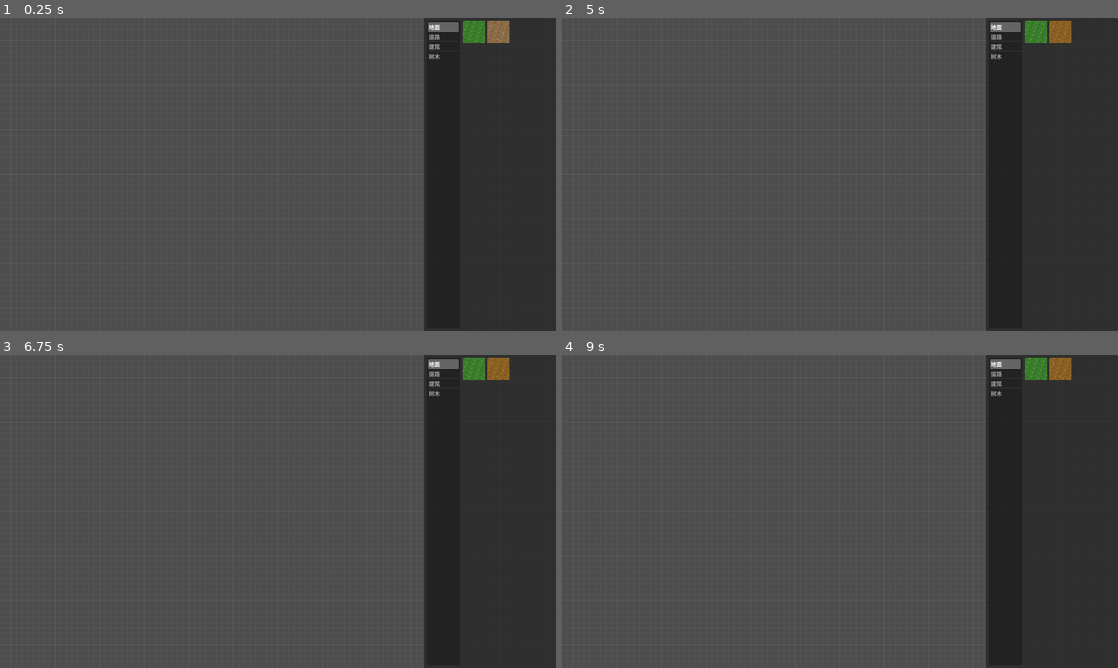
Above: before the commit, frames 1-4 (two rows, left to right).
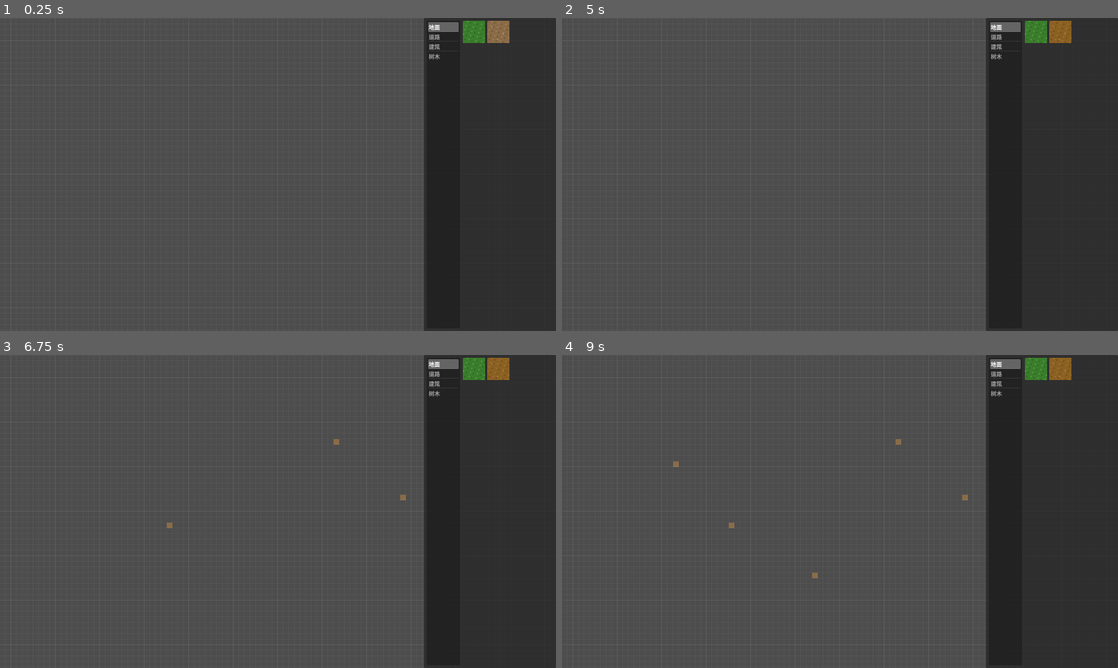
Above: after the commit, the same moments.

Repository: Xeehho/tilemason
Game: Godot game, scene res://scenes/main.tscn
The game is run twice, just before and just after one commit, with the same random seed, the same clock (stepped at 60 frames per second) and the same inputs.
Inputs (mouse positions are in pixels of both pictures, inside the frame that each line leads up to):
- Up to frame 1 (0.25 s): no input
- Up to frame 2 (5 s): click (1034, 30) at 0.52 s; click (1062, 30) at 1.27 s; click (1034, 30) at 2.02 s; click (1062, 30) at 2.77 s; click (1034, 30) at 3.52 s; click (1062, 30) at 4.27 s
- Up to frame 3 (6.75 s): tap Enter at 5, 6.5 s; move the mouse to (400, 495) at 5.02 s; click (400, 495) at 5.17 s; tap Space at 5.27, 5.75, 6.02 s; move the mouse to (166, 527) at 5.77 s; click (166, 527) at 5.92 s; move the mouse to (333, 442) at 6.52 s; click (333, 442) at 6.67 s
- Up to frame 4 (9 s): tap Space at 7.25, 7.52, 8.27, 8.75 s; move the mouse to (812, 574) at 7.27 s; click (812, 574) at 7.42 s; tap Enter at 8 s; move the mouse to (1006, 558) at 8.02 s; click (1006, 558) at 8.17 s; move the mouse to (673, 464) at 8.77 s; click (673, 464) at 8.92 s

Frames 1-2 are identical in both runs. In frame 3, less than 0.1% of the frame differs, in the area x 30-73%, y 26-56%; in frame 4, less than 0.1%, in the area x 20-73%, y 26-72%.

Commit message:
feat: 地图视图渲染与单块放置（P0）
- 新增 MapView（src/canvas/map_view.gd）：MapDocument → 画布 Sprite 信号驱动渲染，
  方块左上角锚按格定位、tile 层按图层栈 z 序；物件底边中心锚几何（cell=占格左上角、
  渲染锚=占格底边中心，尺寸取自素材定义）、水平/垂直镜像、同层物件 y-sort；
  支持同文档全量重建；1:1 原生尺寸+最近邻过滤（像素纪律）；
  形态A TileMapLayer 配方留作 P4 导出目标，编辑器画布渲染层可整体替换
- MapDocument 补三个 API：get_tile_coords（视图/导出遍历）、has_content、
  insert_object（按原 id 复原物件，供命令栈重做；id 计数器前移保持唯一）
- main.gd 左键放置选中素材：分类→图层路由（wall 暂入地形层，P0 简化并注明）、
  锁定层拒绝放置、全部编辑走命令栈可撤销/重做（引用容器共享旧值/新对象，
  规避闭包值拷贝）、物件底边中心自动对齐鼠标格；--screenshot 模式空文档时
  自动摆样（道路×5+草地×2+建筑+树）供无人值守视觉取证
- 新增 probes/map_view_probe.gd：14 项断言（锚点几何精确坐标/镜像/信号驱动增删改/
  命令栈撤销重做联动视图/同文档重建），user:// 夹具包自建自清
- verify_screenshot_probe 扩展摆样断言：画布区道路灰与屋顶砖红像素实测计数
- 验证：四关全过；探针 map_view 14/14 + map_document 42/42 + asset 20/20；
  窗口截图像素断言 6/6（道路 26.9 万灰像素/屋顶砖红像素可见），
  视觉分析复核通过（道路连续/草地就位/房屋树完整/无缺陷）
- 踩坑沉淀：多行 lambda 直接作函数实参缩进解析报错（先赋局部变量再传参）；
  物件占格尺寸在素材定义而非物件字段（§9.2 物件只存锚点格）

Co-authored-by: GLM <noreply@z.ai>

Diff:
--- /dev/null
+++ b/probes/map_view_probe.gd
@@ -0,0 +1,133 @@
+extends SceneTree
+## [TileMason] 地图视图探针（headless 节点树断言，无需渲染）
+## 覆盖：tile/物件 Sprite 映射、左上角与底边中心锚几何、镜像、信号驱动增删改、
+##       命令栈撤销/重做联动视图、同文档重建
+## 运行：godot --headless --path . --script res://probes/map_view_probe.gd
+## 退出码：0=全部通过，1=有失败
+
+var _pass := 0
+var _fail := 0
+
+const FIXTURE_ROOT := "user://probe_mv"
+
+func _init() -> void:
+	print("[TileMason] 地图视图探针开始")
+	_setup_fixtures()
+	var lib := AssetLibrary.new()
+	lib.scan([FIXTURE_ROOT])
+	var doc := MapDocument.new()
+	var view := MapView.new()
+	view.setup(doc, lib)
+	_test_tiles(doc, view)
+	_test_objects(doc, view)
+	_test_undo(doc, view)
+	_test_rebuild(doc, lib)
+	_cleanup()
+	print("[TileMason] 探针结束：通过 %d / 失败 %d" % [_pass, _fail])
+	quit(0 if _fail == 0 else 1)
+
+func _check(cond: bool, name: String) -> void:
+	if cond:
+		_pass += 1
+		print("[TileMason] PASS %s" % name)
+	else:
+		_fail += 1
+		print("[TileMason] FAIL %s" % name)
+
+func _test_tiles(doc: MapDocument, view: MapView) -> void:
+	doc.set_tile("ground", Vector2i(2, 3), "probe_mv/tiles/tile.png")
+	_check(view.tile_sprite_count() == 1, "放置方块生成 1 个 Sprite")
+	var s := view.get_tile_sprite("ground", Vector2i(2, 3))
+	_check(s != null and s.position == Vector2(32, 48), "方块位置=格坐标×16（左上角锚）")
+	_check(s != null and not s.centered, "方块 Sprite 不居中（左上角锚）")
+	doc.set_tile("ground", Vector2i(2, 3), "probe_mv/tiles/tile.png") # 覆盖同格
+	_check(view.tile_sprite_count() == 1, "覆盖同格不新增 Sprite")
+	doc.erase_tile("ground", Vector2i(2, 3))
+	_check(view.tile_sprite_count() == 0 and view.get_tile_sprite("ground", Vector2i(2, 3)) == null, "擦除方块移除 Sprite")
+
+func _test_objects(doc: MapDocument, view: MapView) -> void:
+	var id := doc.add_object({"asset_id": "probe_mv/props/prop.png", "layer": "deco", "cell": Vector2i(0, 0)})
+	var s := view.get_object_sprite(id)
+	# 48px 件占 3×3 格：锚点=(0*16+48/2, 0*16+48)=(24,48)，居中 Sprite 中心=(24,24)
+	_check(s != null and s.position == Vector2(24, 24), "物件底边中心锚几何正确（48px→中心 24,24）")
+	_check(s != null and s.centered, "物件 Sprite 居中（配合锚点公式）")
+	doc.update_object(id, {"mirror_h": true})
+	_check(s != null and s.flip_h, "镜像更新生效")
+	doc.update_object(id, {"cell": Vector2i(4, 2)})
+	# 新锚点=(4*16+24, 2*16+48)=(88,80)，中心=(88,56)
+	_check(s != null and s.position == Vector2(88, 56), "移动物件位置更新")
+	doc.remove_object(id)
+	_check(view.get_object_sprite(id) == null, "删除物件移除 Sprite")
+
+func _test_undo(doc: MapDocument, view: MapView) -> void:
+	var stack := CommandStack.new()
+	var cell := Vector2i(7, 7)
+	var ctx := {}
+	var do_place := func() -> void:
+		if not ctx.has("done"):
+			ctx["old"] = doc.set_tile("ground", cell, "probe_mv/tiles/tile.png")
+			ctx["done"] = true
+		else:
+			doc.set_tile("ground", cell, "probe_mv/tiles/tile.png", true)
+	var undo_place := func() -> void:
+		var prev: Dictionary = ctx.get("old", {})
+		if prev.is_empty():
+			doc.erase_tile("ground", cell, true)
+		else:
+			doc.set_tile("ground", cell, str(prev["asset_id"]), true)
+	stack.push("放置", do_place, undo_place)
+	_check(view.get_tile_sprite("ground", cell) != null, "命令放置后视图出现方块")
+	stack.undo()
+	_check(view.get_tile_sprite("ground", cell) == null, "撤销后视图移除方块（信号驱动）")
+	stack.redo()
+	_check(view.get_tile_sprite("ground", cell) != null, "重做后视图恢复方块")
+
+func _test_rebuild(doc: MapDocument, lib: AssetLibrary) -> void:
+	doc.set_tile("terrain", Vector2i(1, 1), "probe_mv/tiles/tile.png")
+	doc.set_tile("ground", Vector2i(2, 2), "probe_mv/tiles/tile.png")
+	var obj_id := doc.add_object({"asset_id": "probe_mv/props/prop.png", "layer": "deco", "cell": Vector2i(0, 0)})
+	var view2 := MapView.new()
+	view2.setup(doc, lib)
+	_check(view2.tile_sprite_count() == 3 and view2.get_object_sprite(obj_id) != null, "同文档重建视图全量渲染（3 方块+1 物件）")
+
+func _setup_fixtures() -> void:
+	DirAccess.make_dir_recursive_absolute(ProjectSettings.globalize_path(FIXTURE_ROOT + "/tiles"))
+	DirAccess.make_dir_recursive_absolute(ProjectSettings.globalize_path(FIXTURE_ROOT + "/props"))
+	var tile := Image.create(16, 16, false, Image.FORMAT_RGBA8)
+	tile.fill(Color(0.3, 0.4, 0.9))
+	tile.save_png(FIXTURE_ROOT + "/tiles/tile.png")
+	var prop := Image.create(48, 48, false, Image.FORMAT_RGBA8)
+	prop.fill(Color(0.9, 0.3, 0.3))
+	prop.save_png(FIXTURE_ROOT + "/props/prop.png")
+	var f := FileAccess.open(FIXTURE_ROOT + "/pack.json", FileAccess.WRITE)
+	f.store_string(JSON.stringify({
+		"name": "视图探针夹具",
+		"assets": [
+			{"file": "tiles/tile.png", "name": "瓦片", "category": "ground"},
+			{"file": "props/prop.png", "name": "物件", "category": "deco"},
+		],
+	}, "\t"))
+
+func _cleanup() -> void:
+	_remove_dir_recursive(FIXTURE_ROOT)
+
+func _remove_dir_recursive(path: String) -> void:
+	var dir := DirAccess.open(path)
+	if dir == null:
+		return
+	dir.list_dir_begin()
+	var names: Array = []
+	var entry := dir.get_next()
+	while not entry.is_empty():
+		if str(entry) != "." and str(entry) != "..":
+			names.append(str(entry))
+		entry = dir.get_next()
+	dir.list_dir_end()
+	for n in names:
+		if dir.dir_exists(n):
+			_remove_dir_recursive(path.path_join(n))
+		else:
+			dir.remove(n)
+	var parent := DirAccess.open(path.get_base_dir())
+	if parent != null:
+		parent.remove(path.get_file())
--- a/probes/verify_screenshot_probe.gd
+++ b/probes/verify_screenshot_probe.gd
@@ -69,6 +69,19 @@
 	var mn := float(values.min())
 	var mx := float(values.max())
 	_check(mx - mn > 0.02, "画布区网格线可见（纵向亮度极差 %.4f > 0.02）" % (mx - mn))
+	# 摆样内容（--screenshot 模式自动摆的道路/建筑）应出现在画布区
+	var road := _count_region(img, 0, panel_left, Color("555555"))
+	_check(road > 40, "画布区出现道路（道路灰像素 %d > 40）" % road)
+	var roof := _count_region(img, 0, panel_left, Color("8b3a2f"))
+	_check(roof > 40, "画布区出现建筑屋顶（砖红像素 %d > 40）" % roof)
+
+func _count_region(img: Image, x0: int, x1: int, color: Color) -> int:
+	var count := 0
+	for y in range(0, img.get_height(), 2):
+		for x in range(x0, x1, 2):
+			if _near(img.get_pixel(x, y), color):
+				count += 1
+	return count
 
 func _longest_run(img: Image, x0: int, x1: int, color: Color) -> int:
 	var best := 0
--- /dev/null
+++ b/src/canvas/map_view.gd
@@ -0,0 +1,137 @@
+class_name MapView
+extends Node2D
+## 地图视图：把 MapDocument 数据渲染到画布（P0：每格/每物件一个 Sprite2D，轻量可替换）
+## 像素纪律：1:1 原生尺寸 + 最近邻过滤（本节点设置后子节点继承），禁任意缩放
+## 注：形态A TileMapLayer 配方（dev-pitfalls 21）为 P4 运行时导出目标；
+##     编辑器画布先用 Sprite 渲染，数据模型不变，后续可整体替换渲染层
+
+const OBJECT_Z := 10 ## 物件层基准 z（整体在 tile 层之上，同层内 y-sort）
+
+var document: MapDocument
+var library: AssetLibrary
+var grid_px := 16
+
+var _tile_sprites := {} # "layer|x,y" -> Sprite2D
+var _object_sprites := {} # object_id(int) -> Sprite2D
+var _props_root: Node2D
+var _layer_z := {} # layer_id -> z_index（tile 层按图层栈顺序）
+
+func setup(doc: MapDocument, lib: AssetLibrary) -> void:
+	document = doc
+	library = lib
+	grid_px = doc.grid_px
+	texture_filter = CanvasItem.TEXTURE_FILTER_NEAREST
+	z_index = -5 # 画布内容在网格覆盖层(100)之下
+
+	_props_root = Node2D.new()
+	_props_root.y_sort_enabled = true # 同层物件按 y 排序遮挡（design.md §4：图层顺序与 y-sort 分离）
+	_props_root.z_index = OBJECT_Z
+	add_child(_props_root)
+
+	var z := 0
+	for layer in doc.get_layers():
+		_layer_z[str((layer as Dictionary)["id"])] = z
+		z += 1
+
+	document.tile_changed.connect(_on_tile_changed)
+	document.object_added.connect(func(id: int) -> void: _sync_object(id))
+	document.object_changed.connect(func(id: int) -> void: _sync_object(id))
+	document.object_removed.connect(func(id: int) -> void: _remove_object(id))
+	_rebuild()
+
+## ---- 供探针/工具检视 ----
+
+func tile_sprite_count() -> int:
+	return _tile_sprites.size()
+
+func get_tile_sprite(layer_id: String, coords: Vector2i) -> Sprite2D:
+	return _tile_sprites.get(_tile_key(layer_id, coords))
+
+func get_object_sprite(object_id: int) -> Sprite2D:
+	return _object_sprites.get(object_id)
+
+## ---- 内部：tile 渲染 ----
+
+func _tile_key(layer_id: String, coords: Vector2i) -> String:
+	return "%s|%d,%d" % [layer_id, coords.x, coords.y]
+
+func _on_tile_changed(layer_id: String, coords: Vector2i) -> void:
+	var entry := document.get_tile(layer_id, coords)
+	if entry.is_empty():
+		var sprite: Sprite2D = _tile_sprites.get(_tile_key(layer_id, coords))
+		if sprite != null:
+			sprite.queue_free()
+			_tile_sprites.erase(_tile_key(layer_id, coords))
+		return
+	_upsert_tile_sprite(layer_id, coords, str(entry["asset_id"]))
+
+func _upsert_tile_sprite(layer_id: String, coords: Vector2i, asset_id: String) -> void:
+	var key := _tile_key(layer_id, coords)
+	var sprite := _tile_sprites.get(key) as Sprite2D
+	var tex := library.load_texture(asset_id)
+	if tex == null:
+		return # 素材缺图：数据保留，渲染跳过
+	if sprite == null:
+		sprite = Sprite2D.new()
+		sprite.centered = false # 规则方块左上角锚（design.md §2.1）
+		add_child(sprite)
+		_tile_sprites[key] = sprite
+	sprite.texture = tex
+	sprite.position = Vector2(coords) * grid_px
+	sprite.z_index = int(_layer_z.get(layer_id, 0))
+
+## ---- 内部：物件渲染 ----
+
+func _sync_object(object_id: int) -> void:
+	var obj := document.get_object(object_id)
+	if obj.is_empty():
+		_remove_object(object_id)
+		return
+	var tex := library.load_texture(str(obj["asset_id"]))
+	if tex == null:
+		return
+	var sprite := _object_sprites.get(object_id) as Sprite2D
+	if sprite == null:
+		sprite = Sprite2D.new()
+		_props_root.add_child(sprite)
+		_object_sprites[object_id] = sprite
+	sprite.texture = tex
+	sprite.flip_h = bool(obj["mirror_h"])
+	sprite.flip_v = bool(obj["mirror_v"])
+	# 锚点约定：cell=占格左上角；渲染锚=占格底边中心（形态A 同款几何）
+	# Sprite 居中放置 → 中心点 = 锚点上方半个图高；占格尺寸来自素材定义（§9.2 物件只存锚点格）
+	var cell: Vector2i = obj["cell"]
+	var asset := library.get_asset(str(obj["asset_id"]))
+	var cells: Vector2i = Vector2i.ONE
+	if not asset.is_empty():
+		cells = asset["cells"]
+	var anchor_x := float(cell.x) * grid_px + cells.x * grid_px / 2.0
+	var anchor_y := float(cell.y) * grid_px + cells.y * grid_px
+	sprite.centered = true
+	sprite.position = Vector2(anchor_x, anchor_y - tex.get_height() / 2.0)
+
+func _remove_object(object_id: int) -> void:
+	var sprite: Sprite2D = _object_sprites.get(object_id)
+	if sprite != null:
+		sprite.queue_free()
+		_object_sprites.erase(object_id)
+
+## ---- 全量重建（加载文档/初始化）----
+
+func _rebuild() -> void:
+	for key in _tile_sprites.keys():
+		(_tile_sprites[key] as Sprite2D).queue_free()
+	_tile_sprites.clear()
+	for child in _props_root.get_children():
+		child.queue_free()
+	_object_sprites.clear()
+	for layer in document.get_layers():
+		var layer_id := str((layer as Dictionary)["id"])
+		if layer_id.is_empty() or (layer as Dictionary)["type"] != "tile":
+			continue
+		for coords in document.get_tile_coords(layer_id):
+			var entry := document.get_tile(layer_id, coords as Vector2i)
+			if not entry.is_empty():
+				_upsert_tile_sprite(layer_id, coords as Vector2i, str(entry["asset_id"]))
+	for obj in document.get_objects():
+		_sync_object(int((obj as Dictionary)["id"]))
--- a/src/core/map_document.gd
+++ b/src/core/map_document.gd
@@ -130,6 +130,19 @@
 	if not _tiles.has(layer_id):
 		return {}
 	return (_tiles[layer_id] as Dictionary).get(coords, {})
+
+## 某层全部有方块的格坐标（视图重建与导出遍历用）
+func get_tile_coords(layer_id: String) -> Array:
+	if not _tiles.has(layer_id):
+		return []
+	return (_tiles[layer_id] as Dictionary).keys()
+
+## 文档是否已有内容（任意 tile 层有方块或存在任何物件）
+func has_content() -> bool:
+	for layer_id in _tiles.keys():
+		if not (_tiles[layer_id] as Dictionary).is_empty():
+			return true
+	return not _objects.is_empty()
 
 func _ensure_tile_store(layer_id: String) -> Dictionary:
 	if not _tiles.has(layer_id):
@@ -183,6 +196,24 @@
 			obj[key] = normalized[key]
 	object_changed.emit(object_id)
 	return old
+
+## 插入完整物件（含既有 id，供序列化重建与命令栈重做复用）；id 计数器前移保持唯一
+func insert_object(obj: Dictionary, force := false) -> int:
+	var object_id := int(obj.get("id", 0))
+	if object_id <= 0:
+		return add_object(obj, force)
+	var normalized := _normalize_object(obj, object_id)
+	var layer := get_layer(str(normalized["layer"]))
+	if str(normalized["asset_id"]).is_empty() or layer.is_empty() or layer["type"] != "object":
+		push_warning("[TileMason] insert_object：物件数据无效（layer=%s）" % str(normalized["layer"]))
+		return -1
+	if not force and bool(layer.get("locked", false)):
+		push_warning("[TileMason] insert_object：图层已锁定 %s" % str(normalized["layer"]))
+		return -1
+	_objects[object_id] = normalized
+	_next_object_id = maxi(_next_object_id, object_id + 1)
+	object_added.emit(object_id)
+	return object_id
 
 func remove_object(object_id: int, force := false) -> Variant:
 	## 删除物件；返回被删物件；不存在或图层锁定返回 null
--- a/src/main.gd
+++ b/src/main.gd
@@ -4,14 +4,26 @@
 
 const DEFAULT_GRID := 16 ## 默认正式网格（px）
 
+## 素材分类 → 文档图层路由（P0 简化：wall 暂入基础地形层，图层系统扩展后细化）
+const CATEGORY_TO_LAYER := {
+	"ground": "ground", "road": "ground", "wall": "terrain",
+	"building": "building", "tree": "deco", "stall": "deco",
+	"indoor": "deco", "furniture": "deco", "deco": "deco",
+}
+
 var _document := MapDocument.new() ## 地图文档（design.md §9：规则方块层 + 自由物件层）
 var _commands := CommandStack.new() ## 命令栈（撤销/重做地基，后续工具路由接入）
 var _library := AssetLibrary.new() ## 素材库（扫描 assets/demo、assets/packs 与 user://packs）
-var _selected_asset_id := "" ## 当前选中素材（素材面板点击，后续放置工具使用）
+var _view: MapView ## 地图视图（文档 → 画布 Sprite）
+var _selected_asset_id := "" ## 当前选中素材（素材面板点击，放置工具使用）
 
 func _ready() -> void:
 	var camera := EditorCamera.new()
 	add_child(camera) # 唯一相机自动接管视图
+
+	_view = MapView.new()
+	_view.setup(_document, _library)
+	add_child(_view)
 
 	var grid := GridOverlay.new()
 	grid.grid_size = DEFAULT_GRID
@@ -20,10 +32,62 @@
 	var asset_count := _library.scan(AssetLibrary.default_roots())
 	_build_asset_panel()
 
-	print("[TileMason] 编辑器骨架启动：grid=%dpx，文档 %d 层就绪，素材 %d 项；滚轮缩放，中键/空格+左键平移" % [DEFAULT_GRID, _document.layer_count(), asset_count])
+	print("[TileMason] 编辑器骨架启动：grid=%dpx，文档 %d 层就绪，素材 %d 项；滚轮缩放，中键/空格+左键平移，面板选素材后左键放置" % [DEFAULT_GRID, _document.layer_count(), asset_count])
 
 	if OS.get_cmdline_user_args().has("--screenshot"):
-		_capture_screenshot() # 无人值守视觉取证：延时截屏后退出
+		_capture_screenshot() # 无人值守视觉取证：摆样 + 延时截屏后退出
+
+## 左键放置当前选中素材（素材面板选中后；面板自身的点击不进这里）
+func _unhandled_input(event: InputEvent) -> void:
+	if event is InputEventMouseButton:
+		var mb := event as InputEventMouseButton
+		if mb.pressed and mb.button_index == MOUSE_BUTTON_LEFT and not _selected_asset_id.is_empty():
+			var asset := _library.get_asset(_selected_asset_id)
+			if not asset.is_empty():
+				_place_asset(asset, mouse_cell())
+
+func mouse_cell() -> Vector2i:
+	return Vector2i((get_global_mouse_position() / float(DEFAULT_GRID)).floor())
+
+## 放置素材到指定格（tile 类直接落格；物件类把鼠标格作为占格底边中心）
+## 所有编辑走命令栈：可撤销/重做，区域整段撤销在此基础上扩展
+func _place_asset(asset: Dictionary, cell: Vector2i) -> void:
+	var category := str(asset["category"])
+	var layer_id: String = CATEGORY_TO_LAYER.get(category, "deco")
+	if _document.is_layer_locked(layer_id):
+		print("[TileMason] 图层已锁定，无法放置：%s" % layer_id)
+		return
+	var asset_id := str(asset["id"])
+	var ctx := {} # 引用容器：do/undo 间共享旧值/新对象（dev-pitfalls 11）
+	if AssetLibrary.TILE_CATEGORIES.has(category):
+		var do_place := func() -> void:
+			if not ctx.has("done"):
+				ctx["old"] = _document.set_tile(layer_id, cell, asset_id)
+				ctx["done"] = true
+			else:
+				_document.set_tile(layer_id, cell, asset_id, true) # 重做恢复
+		var undo_place := func() -> void:
+			var prev: Dictionary = ctx.get("old", {})
+			if prev.is_empty():
+				_document.erase_tile(layer_id, cell, true)
+			else:
+				_document.set_tile(layer_id, cell, str(prev["asset_id"]), true)
+		_commands.push("放置 %s" % str(asset["name"]), do_place, undo_place)
+	else:
+		var cells: Vector2i = asset["cells"]
+		var cell_tl := cell - Vector2i((cells.x - 1) / 2, cells.y - 1) # 底边中心对齐鼠标格
+		var do_add := func() -> void:
+			if not ctx.has("obj"):
+				var new_id := _document.add_object({"asset_id": asset_id, "layer": layer_id, "cell": cell_tl})
+				if new_id > 0:
+					ctx["obj"] = _document.get_object(new_id)
+			else:
+				_document.insert_object(ctx["obj"] as Dictionary, true) # 重做按原 id 复原
+		var undo_add := func() -> void:
+			var obj: Dictionary = ctx.get("obj", {})
+			if not obj.is_empty():
+				_document.remove_object(int(obj["id"]), true)
+		_commands.push("放置 %s" % str(asset["name"]), do_add, undo_add)
 
 ## 素材面板：右侧全高停靠（design.md §6.1 最小版）
 func _build_asset_panel() -> void:
@@ -49,10 +113,29 @@
 	if not asset.is_empty():
 		print("[TileMason] 选中素材：%s（%s · %s）" % [asset["name"], asset_id, asset["category"]])
 
-## 视觉取证用：等待布局与纹理就绪后截屏存盘并退出（须窗口模式运行，headless 无渲染）
+## 视觉取证用：文档为空时程序化摆样（一条道路+草地+建筑+树），延时截屏存盘后退出
+## 须窗口模式运行，headless 无渲染
 func _capture_screenshot() -> void:
+	_demo_place_for_screenshot()
 	await get_tree().create_timer(1.2).timeout
 	var img := get_viewport().get_texture().get_image()
 	img.save_png("user://screenshot_editor.png")
 	print("[TileMason] 截图：%s" % ProjectSettings.globalize_path("user://screenshot_editor.png"))
 	get_tree().quit(0)
+
+func _demo_place_for_screenshot() -> void:
+	if _document.has_content():
+		return # 已有内容不摆样
+	# 一条东西向道路（y=0，x=-6..-2）
+	for x in range(-6, -1):
+		_place_asset(_demo_asset("tiles/road_h.png"), Vector2i(x, 0))
+	# 道路下铺两块草地
+	_place_asset(_demo_asset("tiles/grass.png"), Vector2i(-5, 1))
+	_place_asset(_demo_asset("tiles/grass.png"), Vector2i(-4, 1))
+	# 建筑与树（物件，底边中心锚自动对齐）
+	_place_asset(_demo_asset("props/house.png"), Vector2i(2, 2))
+	_place_asset(_demo_asset("props/tree_small.png"), Vector2i(5, 1))
+	print("[TileMason] 截图摆样完成：道路×5、草地×2、建筑×1、树×1")
+
+func _demo_asset(file: String) -> Dictionary:
+	return _library.get_asset("demo/" + file)
Not shown, added: probes/map_view_probe.gd.uid
Not shown, added: src/canvas/map_view.gd.uid
